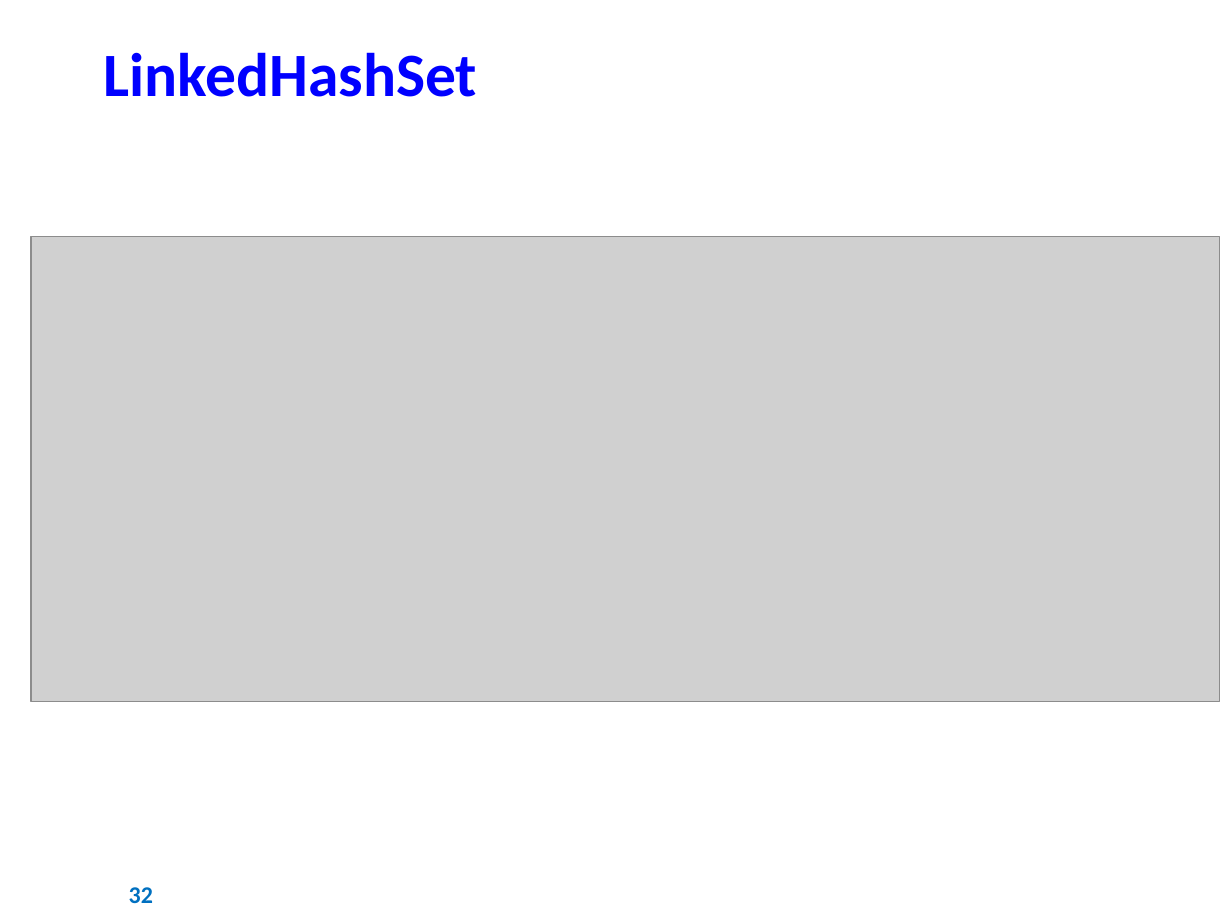
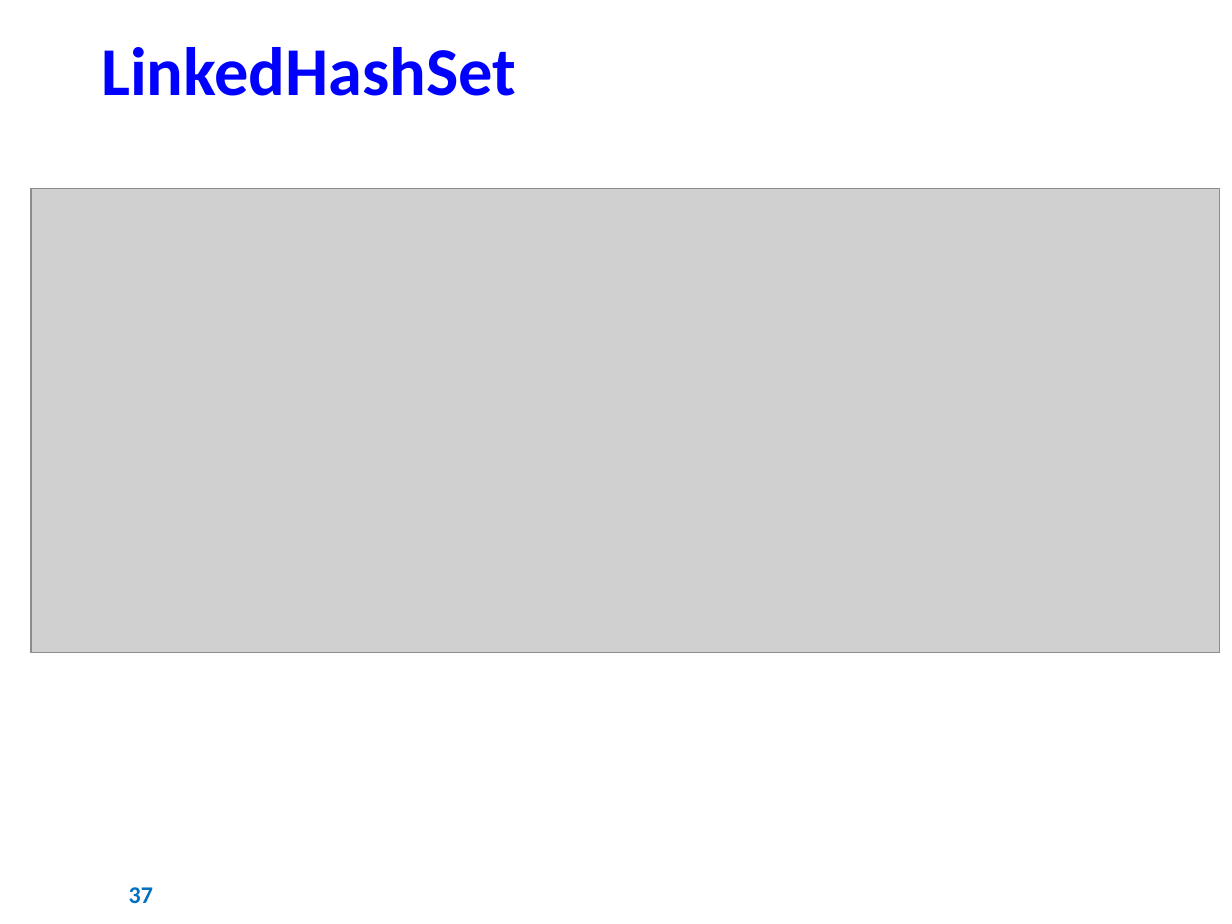
Before and after one commit to AJKFreitas/collections-learning, a slide deck: slide 37 of Estudos - Collections Framework.pptx (slide 32 before the commit). Drawn at 1232x924 pixels with LibreOffice and Linux fonts; fonts in the diff are those of the drawing; grey boxes stand for pictures; background and template pictures are left out. Boxes give left, top, right and bottom in pixels: in the first picture for what was removed or moved away, otherwise in the second. Text is boxed around its words. In the diff, an @@ line names an element or a change of style, - is before the commit and + after.

```diff
--- a/Estudos - Collections Framework.pptx
+++ b/Estudos - Collections Framework.pptx
@@ text "LinkedHashSet" at [101,47,516,96]: size 36 to 40 pt @@
@@ picture: place and size @@
-picture at [31,237,1220,701]
+picture at [31,188,1220,653]
@@ page number at [129,887,153,903]: text changed @@
-32
+37
```
Also in this commit, not shown: 37 other slides changed, 8 slides added, 3 slides removed, 52 other files.
